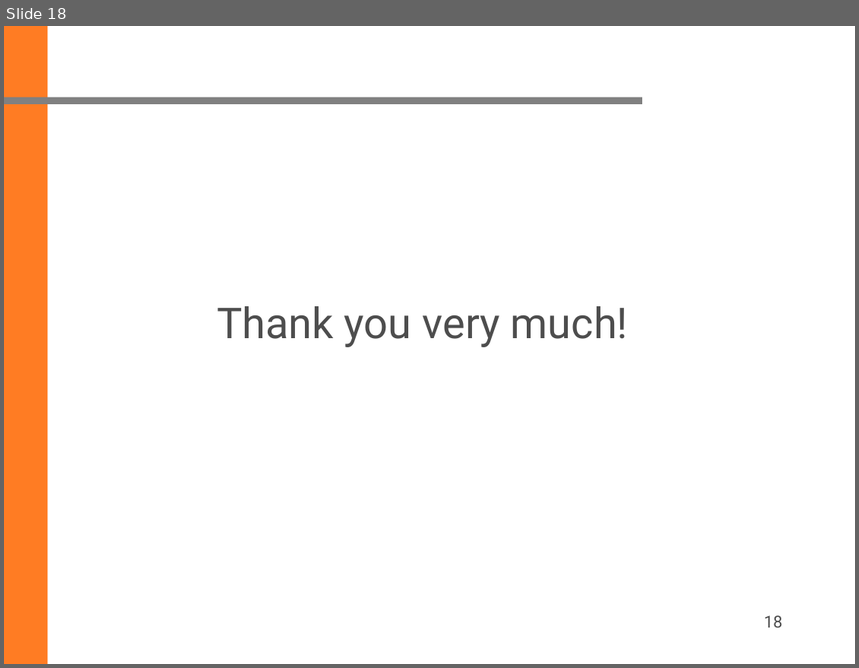
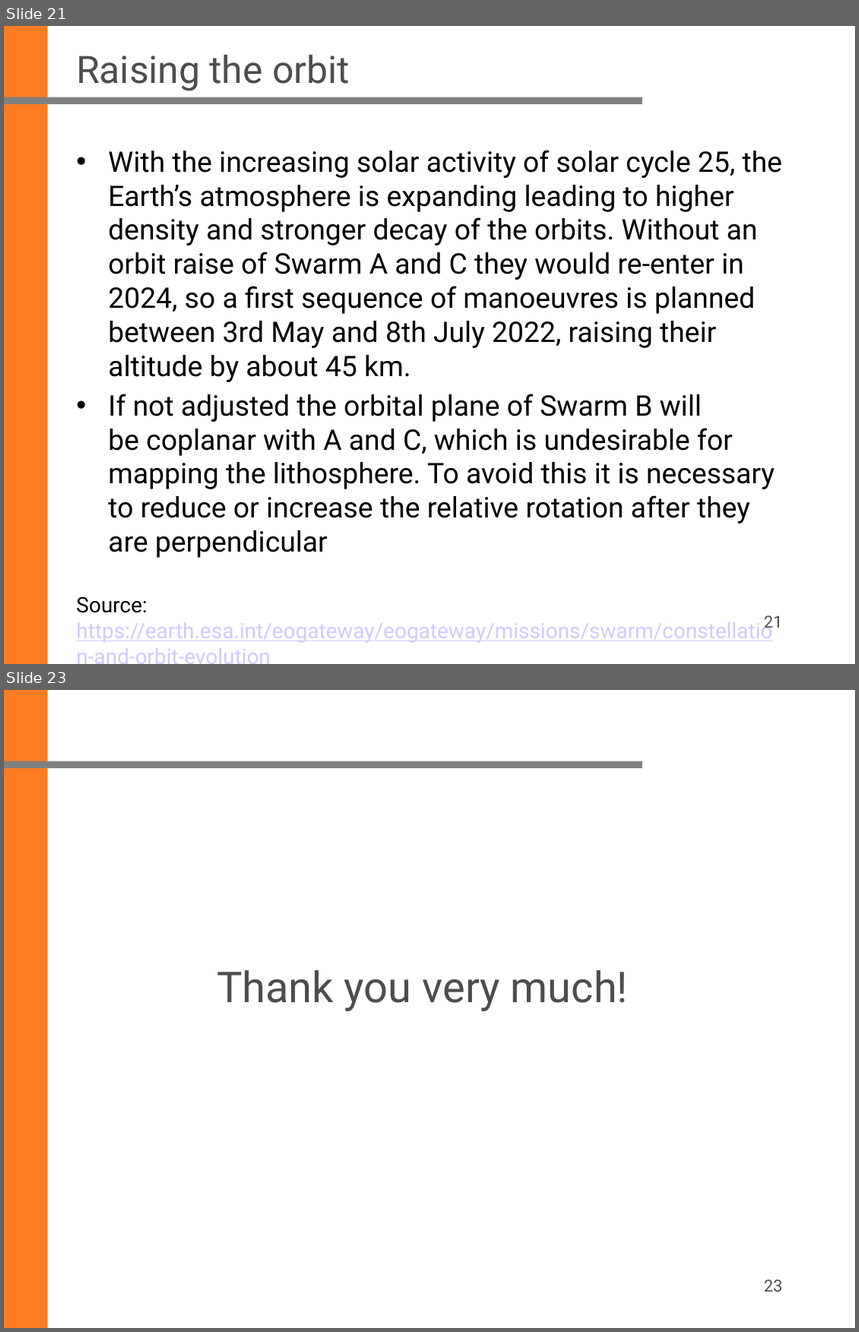
Before and after one commit to ziqing97/Seminar-Aktuelle-Geodaetische-Satelliten-missionen, a slide deck: Presentation/frozen_orbit1.pptx. Shown one above the other, each under a label of ours: slide 18 before the commit, slides 21 and 23 after it; the slides between them are not shown. The pictures are 859x668 and 859x1332 pixels, drawn with LibreOffice and Linux fonts; fonts in the diff are those of the drawing; background and template pictures are left out. Boxes give left, top, right and bottom in pixels: in the first picture for what was removed or moved away, otherwise in the second. Text is boxed around its words. In the diff, an @@ line names an element or a change of style, - is before the commit and + after.

Commit message:
update ppt

```diff
--- a/Presentation/frozen_orbit1.pptx
+++ b/Presentation/frozen_orbit1.pptx
@@ slide 21 added at (x1=4, y1=26, x2=855, y2=664), background #FFFFFF; not listed: 2 template elements that a slide beside it also shows @@
@@ title added at (x1=76, y1=54, x2=350, y2=91), 32 pt, text #4D4D4D @@
+Raising the orbit
@@ text added at (x1=76, y1=150, x2=783, y2=664), 24 pt, text #000000 @@
+• With the increasing solar activity of solar cycle 25, the Earth’s atmosphere is expanding leading to higher density and stronger decay of the orbits. Without an orbit raise of Swarm A and C they would re-enter in 2024, so a first sequence of manoeuvres is planned between 3rd May and 8th July 2022, raising their altitude by about 45 km.
+• If not adjusted the orbital plane of Swarm B will be coplanar with A and C, which is undesirable for mapping the lithosphere. To avoid this it is necessary to reduce or increase the relative rotation after they are perpendicular
+Source: https://earth.esa.int/eogateway/eogateway/missions/swarm/constellation-and-orbit-evolution
@@ page number added at (x1=764, y1=616, x2=782, y2=633), 14 pt, text #4D4D4D @@
+21
@@ what was slide 18 is now slide 23 @@
@@ page number at (x1=764, y1=1280, x2=782, y2=1292): text changed @@
-18
+23
```
Also in this commit, not shown: 16 slides changed, 4 other slides added, 2 other files.
